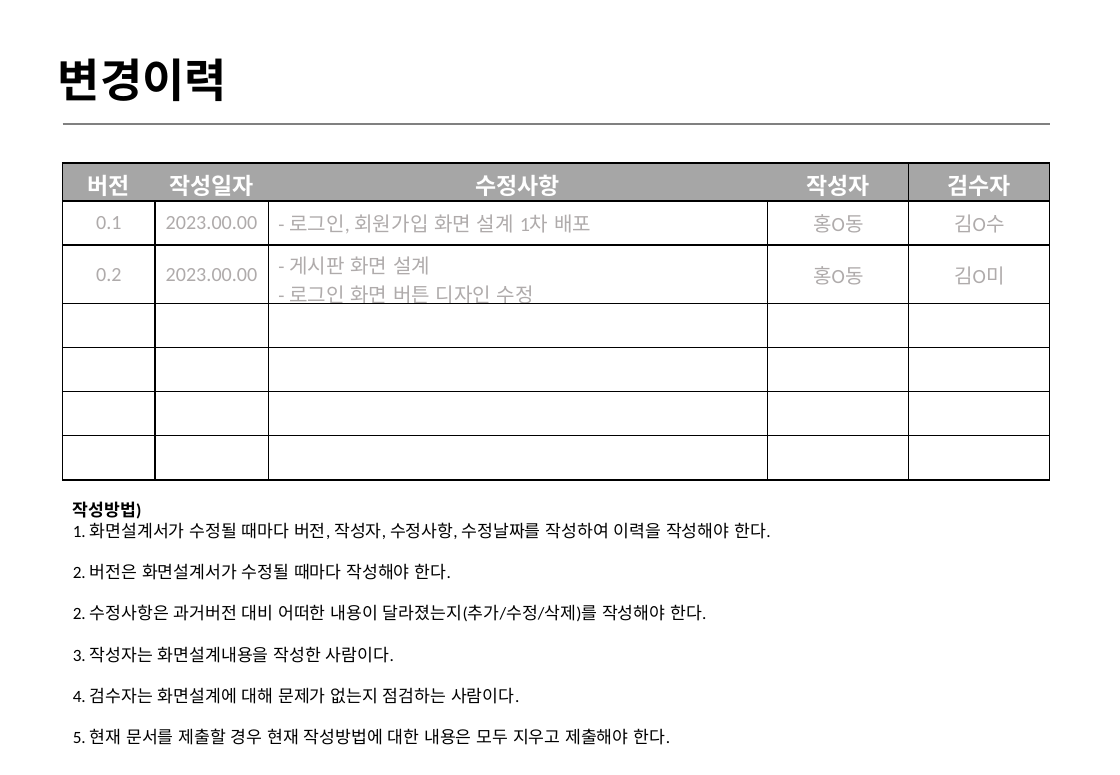
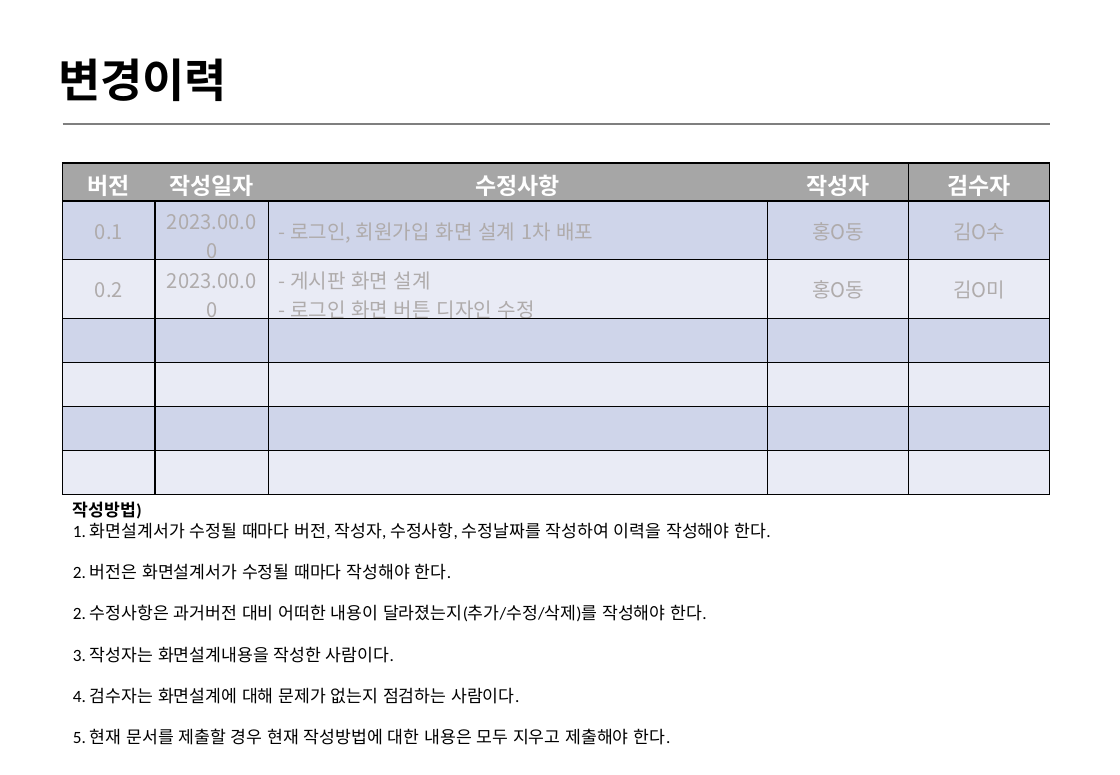
Before and after one commit to Malhaebom/Malhaebom_team_project, a slide deck: slide 2 of 01. 문서/01. 산출문서/4-2. web 화면설계서_밥먹고합시다.pptx. Drawn at 1120x775 pixels with LibreOffice and Linux fonts; fonts in the diff are those of the drawing. Boxes give left, top, right and bottom in pixels: in the first picture for what was removed or moved away, otherwise in the second. Text is boxed around its words. In the diff, an @@ line names an element or a change of style, - is before the commit and + after.

```diff
--- a/01. 문서/01. 산출문서/4-2. web 화면설계서_밥먹고합시다.pptx
+++ b/01. 문서/01. 산출문서/4-2. web 화면설계서_밥먹고합시다.pptx
@@ table at (63,163,1049,481) @@
@@ fill none to #CFD5EA in row 2 @@
@@ fill none to #E9EBF5 in row 3 @@
@@ font Calibri to Noto Sans CJK KR @@
```
Also in this commit, not shown: 6 other slides changed, 19 slides added, 1 other file.
